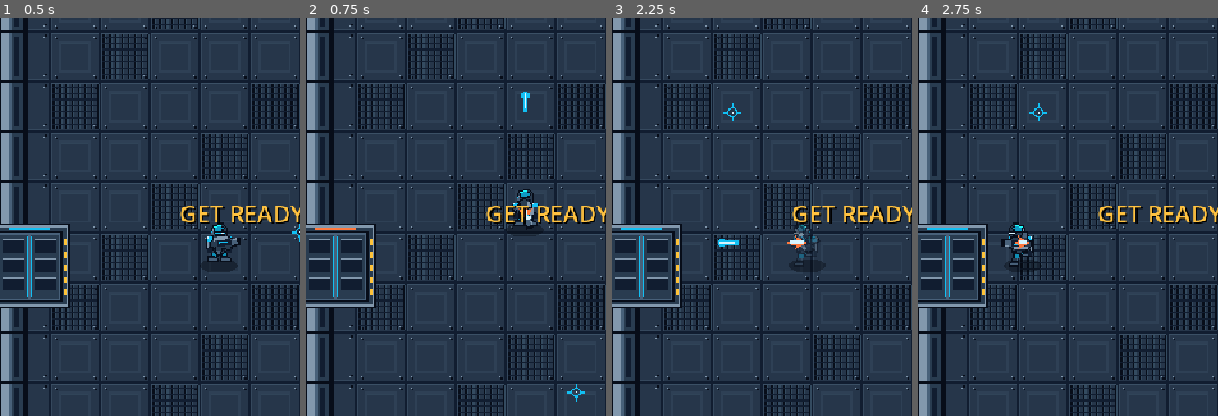
Above: before the commit, frames 1-4 (left to right).
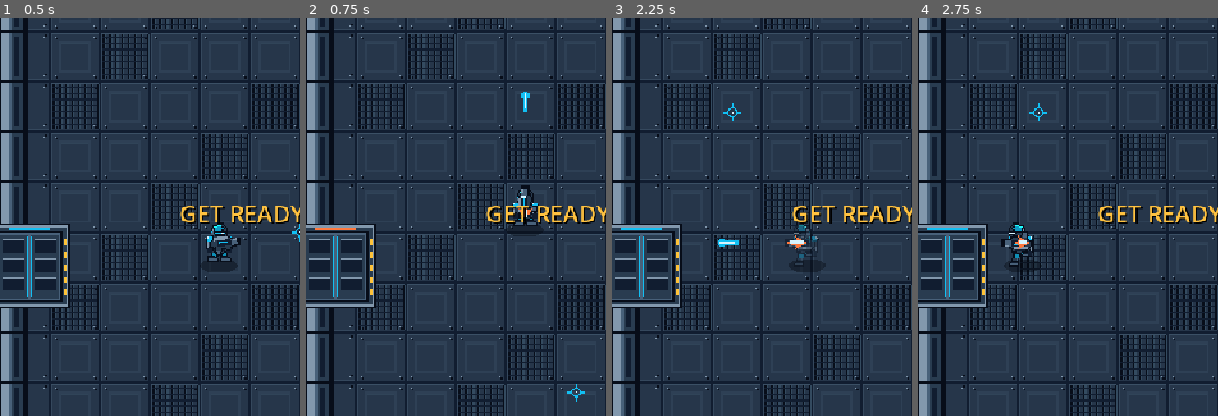
Above: after the commit, the same moments.

Repository: astroblitzcreations/dreadwire-arcade
Game: Godot game, scene res://arcade/twin_stick/scenes/TwinStickTest.tscn
Two runs of this game, one before a commit and one after it. Both use one fixed random seed, a clock stepped at 60 frames per second and the inputs below.
Inputs (mouse positions are % of the whole screen's width and height, from its top left):
- Up to frame 1 (0.5 s): no input
- Up to frame 2 (0.75 s): tap Enter at 0.5 s; move the mouse to (45, 70) at 0.52 s; hold W (brawl_p1_up) from 0.53 s (still down); hold Space (brawl_p1_fire) from 0.53 s (still down); click (45, 70) at 0.67 s
- Up to frame 3 (2.25 s): tap Shift at 0.8, 1.35 s; move the mouse to (80, 65) at 1.27 s; release Space (brawl_p1_fire) at 1.28 s; click (80, 65) at 1.42 s; tap R at 1.55, 2.1 s; move the mouse to (20, 35) at 2.02 s; release W (brawl_p1_up) at 2.03 s; hold A (brawl_p1_left) from 2.03 s (still down); hold Space (brawl_p1_fire) from 2.03 s (still down); click (20, 35) at 2.17 s
- Up to frame 4 (2.75 s): keep holding A (brawl_p1_left); keep holding Space (brawl_p1_fire)
The pictures show only the part of the screen within x 0-50%, y 23-73%; the shares and areas given below are measured in that part.

Frame 1 is identical in both runs. In frame 2, 0.3% of the frame differs, in the area x 69-78%, y 41-54%; in frame 3, 0.1%; in frame 4, nothing differs.

Commit message:
Separate Arena aim lock and add audio levels

Diff:
--- a/homebrew/arena_brawl/arcade/twin_stick/scripts/audio_director.gd
+++ b/homebrew/arena_brawl/arcade/twin_stick/scripts/audio_director.gd
@@ -178,6 +178,23 @@
     if voice_muted:
         voice_player.stop()
 
+func set_music_volume(percent: int) -> void:
+    _set_bus_volume("BrawlMusic", percent)
+
+func set_sfx_volume(percent: int) -> void:
+    _set_bus_volume("BrawlSFX", percent)
+
+func set_voice_volume(percent: int) -> void:
+    _set_bus_volume("BrawlVoice", percent)
+
+func _set_bus_volume(bus_name: String, percent: int) -> void:
+    var index = AudioServer.get_bus_index(bus_name)
+    if index < 0:
+        return
+    var amount = clampi(percent, 0, 100)
+    AudioServer.set_bus_mute(index, amount == 0)
+    AudioServer.set_bus_volume_db(index, linear_to_db(maxf(float(amount) / 100.0, 0.001)))
+
 func stop_all() -> void:
     for player in pool:
         player.stop()
--- a/homebrew/arena_brawl/arcade/twin_stick/scripts/twin_stick_game.gd
+++ b/homebrew/arena_brawl/arcade/twin_stick/scripts/twin_stick_game.gd
@@ -45,7 +45,7 @@
 var next_enemy_uid: int = 1
 var exit_armed_until: float = 0.0
 const PAUSE_ITEMS = ["RESUME GAME", "RESTART GAME", "RECONFIGURE CONTROLS", "MUSIC", "SOUND EFFECTS", "VOICE", "CONTROLLER HELP", "EXIT TO ARCADE"]
-const CONTROL_ACTIONS = ["MOVE UP", "MOVE DOWN", "MOVE LEFT", "MOVE RIGHT", "FIRE / LOCK AIM", "PAUSE", "SELECT", "START"]
+const CONTROL_ACTIONS = ["MOVE UP", "MOVE DOWN", "MOVE LEFT", "MOVE RIGHT", "FIRE", "LOCK AIM", "PAUSE", "SELECT", "START"]
 var pause_selection := 0
 var control_wizard_open := false
 var control_wizard_step := 0
@@ -58,6 +58,9 @@
 var music_enabled := true
 var sfx_enabled := true
 var voice_enabled := true
+var music_volume := 80
+var sfx_volume := 85
+var voice_volume := 90
 var controller_help_timer := 0.0
 
 func _ready() -> void:
@@ -109,7 +112,7 @@
         "weapon": "pulse_pistol", "fire_timer": 0.0, "aim": Vector2.UP,
         "move": Vector2.ZERO, "dir": "s", "invuln": 2.5,
         "respawn": 0.0, "damage_flash": 0.0, "buffs": {}, "anim_time": 0.0,
-        "fire_held": false, "locked_aim": Vector2.UP}
+        "fire_held": false, "lock_held": false, "locked_aim": Vector2.UP}
 
 func _input(event: InputEvent) -> void:
     if control_wizard_open:
@@ -121,6 +124,8 @@
             match event.physical_keycode:
                 KEY_UP, KEY_W: _move_pause_selection(-1)
                 KEY_DOWN, KEY_S: _move_pause_selection(1)
+                KEY_LEFT, KEY_A: _adjust_pause_setting(-10)
+                KEY_RIGHT, KEY_D: _adjust_pause_setting(10)
                 KEY_ENTER, KEY_KP_ENTER, KEY_SPACE: _activate_pause_item()
                 KEY_ESCAPE, KEY_P: _set_pause(false)
             get_viewport().set_input_as_handled()
@@ -169,11 +174,15 @@
     elif event is InputEventJoypadButton and event.pressed:
         var mapped = _mapped_button_action(Input.get_joy_name(event.device).to_lower(), event.button_index)
         if demo_paused:
-            if mapped in ["MOVE UP", "MOVE LEFT"]:
+            if mapped == "MOVE UP":
                 _move_pause_selection(-1)
-            elif mapped in ["MOVE DOWN", "MOVE RIGHT"]:
+            elif mapped == "MOVE DOWN":
                 _move_pause_selection(1)
-            elif mapped in ["FIRE / LOCK AIM", "START"] or event.button_index in [JOY_BUTTON_A, JOY_BUTTON_X, JOY_BUTTON_START]:
+            elif mapped == "MOVE LEFT":
+                _adjust_pause_setting(-10)
+            elif mapped == "MOVE RIGHT":
+                _adjust_pause_setting(10)
+            elif mapped in ["FIRE", "START"] or event.button_index in [JOY_BUTTON_A, JOY_BUTTON_X, JOY_BUTTON_START]:
                 _activate_pause_item()
             elif event.button_index == JOY_BUTTON_B:
                 _set_pause(false)
@@ -247,17 +256,32 @@
             restart()
             _set_pause(false)
         2: _start_control_wizard()
-        3:
-            music_enabled = not music_enabled
-            audio.set_music_enabled(music_enabled)
-        4:
-            sfx_enabled = not sfx_enabled
-            audio.set_sfx_enabled(sfx_enabled)
-        5:
-            voice_enabled = not voice_enabled
-            audio.set_voice_enabled(voice_enabled)
+        3: _adjust_pause_setting(10)
+        4: _adjust_pause_setting(10)
+        5: _adjust_pause_setting(10)
         6: controller_help_timer = 6.0
         7: get_tree().quit()
+    queue_redraw()
+
+func _adjust_pause_setting(amount: int) -> void:
+    match pause_selection:
+        3:
+            music_volume = clampi(music_volume + amount, 0, 100)
+            music_enabled = music_volume > 0
+            audio.set_music_enabled(music_enabled)
+            audio.set_music_volume(music_volume)
+        4:
+            sfx_volume = clampi(sfx_volume + amount, 0, 100)
+            sfx_enabled = sfx_volume > 0
+            audio.set_sfx_enabled(sfx_enabled)
+            audio.set_sfx_volume(sfx_volume)
+        5:
+            voice_volume = clampi(voice_volume + amount, 0, 100)
+            voice_enabled = voice_volume > 0
+            audio.set_voice_enabled(voice_enabled)
+            audio.set_voice_volume(voice_volume)
+        _: return
+    _save_controller_mappings()
     queue_redraw()
 
 func _start_control_wizard() -> void:
@@ -337,6 +361,11 @@
     if _mapped_action_pressed(device_name, device, "MOVE DOWN"): result.y += 1
     return result.normalized()
 
+func _mapped_keyboard_action_pressed(action: String) -> bool:
+    var mappings: Dictionary = controller_mappings.get("keyboard", {})
+    var parts = String(mappings.get(action, "")).split(",")
+    return parts.size() == 2 and parts[0] == "key" and Input.is_physical_key_pressed(int(parts[1]))
+
 func _handle_menu_axis(event: InputEventJoypadMotion) -> void:
     if not demo_paused:
         return
@@ -354,18 +383,28 @@
         if parts.size() == 3 and parts[0] == "axis" and int(parts[1]) == event.axis and int(parts[2]) == (1 if event.axis_value > 0 else -1):
             mapped = action
             break
-    if mapped in ["MOVE UP", "MOVE LEFT"]:
+    if mapped == "MOVE UP":
         _move_pause_selection(-1)
-    elif mapped in ["MOVE DOWN", "MOVE RIGHT"]:
+    elif mapped == "MOVE DOWN":
         _move_pause_selection(1)
+    elif mapped == "MOVE LEFT":
+        _adjust_pause_setting(-10)
+    elif mapped == "MOVE RIGHT":
+        _adjust_pause_setting(10)
     elif event.axis in [JOY_AXIS_LEFT_X, JOY_AXIS_LEFT_Y]:
-        _move_pause_selection(1 if event.axis_value > 0 else -1)
+        if event.axis == JOY_AXIS_LEFT_Y:
+            _move_pause_selection(1 if event.axis_value > 0 else -1)
+        else:
+            _adjust_pause_setting(10 if event.axis_value > 0 else -10)
 
 func _save_controller_mappings() -> void:
     var config = ConfigFile.new()
     for device_name in controller_mappings:
         for action in controller_mappings[device_name]:
             config.set_value(device_name, action, controller_mappings[device_name][action])
+    config.set_value("audio", "music_volume", music_volume)
+    config.set_value("audio", "sfx_volume", sfx_volume)
+    config.set_value("audio", "voice_volume", voice_volume)
     config.save("user://arena_brawl_controls.cfg")
 
 func _load_controller_mappings() -> void:
@@ -373,9 +412,23 @@
     if config.load("user://arena_brawl_controls.cfg") != OK:
         return
     for section in config.get_sections():
+        if section == "audio":
+            music_volume = int(config.get_value(section, "music_volume", music_volume))
+            sfx_volume = int(config.get_value(section, "sfx_volume", sfx_volume))
+            voice_volume = int(config.get_value(section, "voice_volume", voice_volume))
+            continue
         controller_mappings[section] = {}
         for key in config.get_section_keys(section):
             controller_mappings[section][key] = config.get_value(section, key)
+    music_enabled = music_volume > 0
+    sfx_enabled = sfx_volume > 0
+    voice_enabled = voice_volume > 0
+    audio.set_music_enabled(music_enabled)
+    audio.set_sfx_enabled(sfx_enabled)
+    audio.set_voice_enabled(voice_enabled)
+    audio.set_music_volume(music_volume)
+    audio.set_sfx_volume(sfx_volume)
+    audio.set_voice_volume(voice_volume)
 
 func _active_players() -> Array:
     var output: Array = []
@@ -432,10 +485,14 @@
         var move = Input.get_vector(prefix + "left", prefix + "right", prefix + "up", prefix + "down")
         var aim: Vector2 = p["aim"]
         var firing = false
+        var fire_button = false
+        var lock_button = false
         if p["id"] == 0:
             aim = (get_global_mouse_position() - p["pos"] - Vector2(0, -18)).normalized()
-            firing = Input.is_mouse_button_pressed(MOUSE_BUTTON_LEFT) or Input.is_action_pressed("brawl_p1_fire")
-            if firing and move.length() > 0.1 and not Input.is_mouse_button_pressed(MOUSE_BUTTON_LEFT):
+            fire_button = Input.is_action_pressed("brawl_p1_fire") or _mapped_keyboard_action_pressed("FIRE")
+            lock_button = Input.is_physical_key_pressed(KEY_SHIFT) or _mapped_keyboard_action_pressed("LOCK AIM")
+            firing = Input.is_mouse_button_pressed(MOUSE_BUTTON_LEFT) or fire_button
+            if fire_button and move.length() > 0.1:
                 aim = move.normalized()
         else:
             var key_aim = Input.get_vector("brawl_p2_aim_left", "brawl_p2_aim_right", "brawl_p2_aim_up", "brawl_p2_aim_down")
@@ -457,17 +514,23 @@
             var custom_move = _mapped_move_vector(device_name, device)
             if custom_move.length() > 0.1:
                 move = custom_move
-            var mapped_fire = _mapped_action_pressed(device_name, device, "FIRE / LOCK AIM")
+            var mapped_fire = _mapped_action_pressed(device_name, device, "FIRE")
             var action_fire = mapped_fire or Input.is_joy_button_pressed(device, JOY_BUTTON_A) or Input.is_joy_button_pressed(device, JOY_BUTTON_X)
+            var action_lock = _mapped_action_pressed(device_name, device, "LOCK AIM")
+            fire_button = fire_button or action_fire
+            lock_button = lock_button or action_lock
             firing = firing or action_fire or Input.get_joy_axis(device, JOY_AXIS_TRIGGER_RIGHT) > 0.3
-            # Single-stick arcade controls: begin firing in the current travel
-            # direction, then keep that direction locked while the button is
-            # held so movement and shooting remain independent like Smash TV.
-            if action_fire and not bool(p["fire_held"]):
-                p["locked_aim"] = move.normalized() if move.length() > 0.1 else p["aim"]
-            p["fire_held"] = action_fire
-            if action_fire and right.length() <= 0.1:
-                aim = p["locked_aim"]
+            if action_fire and right.length() <= 0.1 and move.length() > 0.1 and not lock_button:
+                aim = move.normalized()
+        # FIRE and LOCK AIM are intentionally separate. FIRE normally follows
+        # travel direction. Pressing LOCK snapshots that direction; while it is
+        # held, the player can move anywhere without rotating the stream.
+        if fire_button and lock_button and not bool(p["lock_held"]):
+            p["locked_aim"] = aim if aim.length() > 0.1 else p["aim"]
+        if fire_button and lock_button:
+            aim = p["locked_aim"]
+        p["fire_held"] = fire_button
+        p["lock_held"] = lock_button
         p["move"] = move
         p["aim"] = aim if aim.length() > 0.01 else Vector2.UP
         if move.length() > 0.01:
@@ -1004,15 +1067,15 @@
         draw_rect(row, Color(.08, .48, .72, .5) if selected else Color(.025, .04, .1, .9))
         draw_rect(row, Color(1, .82, .18) if selected else Color(.12, .32, .48), false, 2)
         var label = PAUSE_ITEMS[i]
-        if i == 3: label = "MUSIC: " + ("ON" if music_enabled else "OFF")
-        elif i == 4: label = "SOUND EFFECTS: " + ("ON" if sfx_enabled else "OFF")
-        elif i == 5: label = "ANNOUNCER VOICE: " + ("ON" if voice_enabled else "OFF")
+        if i == 3: label = "MUSIC VOLUME: %d%%" % music_volume
+        elif i == 4: label = "SOUND EFFECTS: %d%%" % sfx_volume
+        elif i == 5: label = "ANNOUNCER VOICE: %d%%" % voice_volume
         _label(label, row.position + Vector2(row.size.x / 2, 33), 20, Color.WHITE, true)
     if controller_help_timer > 0:
         _label("MOVE + HOLD FIRE = LOCK SHOT DIRECTION", Vector2(384, 852), 16, Color(.4, 1, .75), true)
         _label("DUAL STICK: LEFT MOVES • RIGHT AIMS/FIRES", Vector2(384, 880), 16, Color(.4, 1, .75), true)
     else:
-        _label("D-PAD / STICK: MOVE    A: SELECT    B: BACK", Vector2(384, 885), 15, Color(.58, .75, .9), true)
+        _label("UP/DOWN: MOVE   LEFT/RIGHT: VOLUME   A: SELECT", Vector2(384, 885), 14, Color(.58, .75, .9), true)
 
 func _make_crt() -> void:
     crt_layer = CanvasLayer.new()
